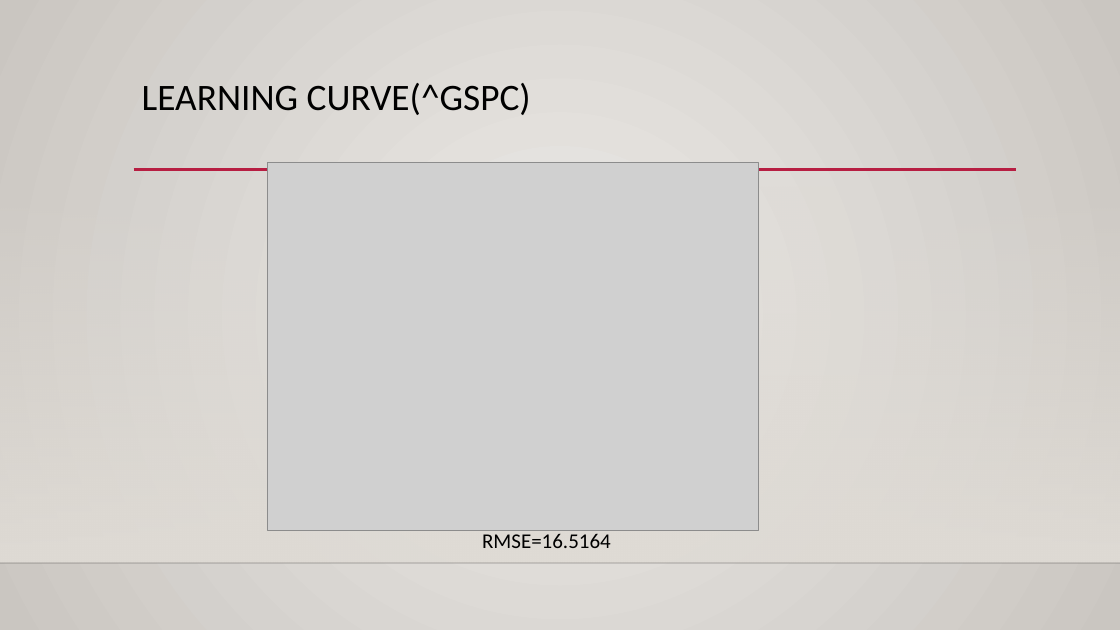
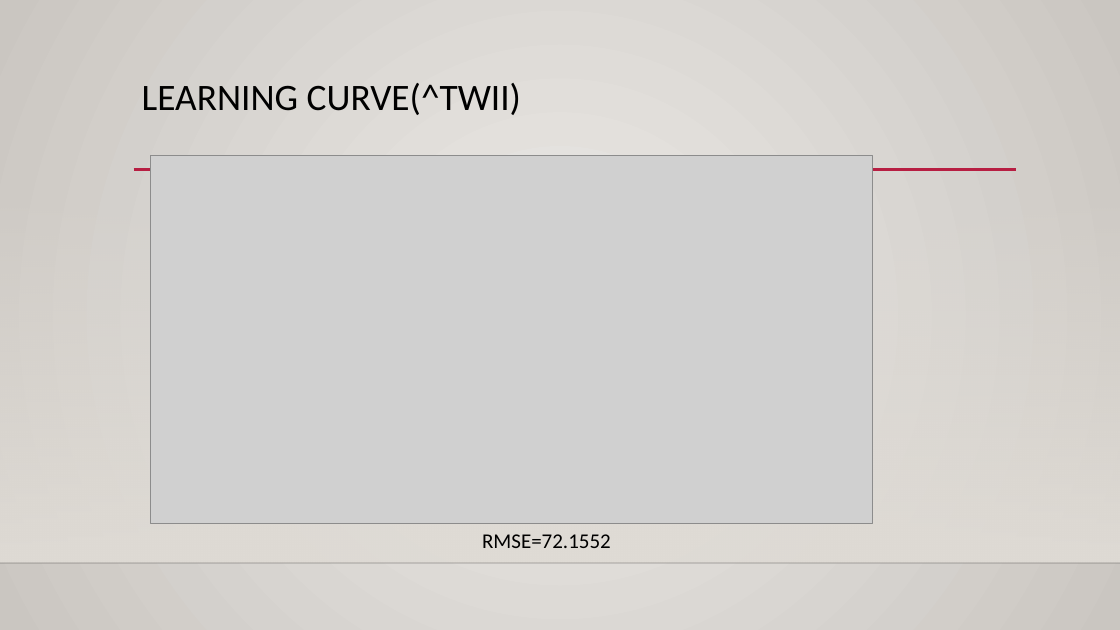
Before and after one commit to add11013/Matlab-AI, a slide deck: slide 12 of 0301_RO_VS_PSO/RO_VS_PSO.pptx (slide 13 before the commit). Drawn at 1120x630 pixels with LibreOffice and Linux fonts; fonts in the diff are those of the drawing; grey boxes stand for pictures; background and template pictures are left out. Boxes give left, top, right and bottom in pixels: in the first picture for what was removed or moved away, otherwise in the second. Text is boxed around its words. In the diff, an @@ line names an element or a change of style, - is before the commit and + after.

```diff
--- a/0301_RO_VS_PSO/RO_VS_PSO.pptx
+++ b/0301_RO_VS_PSO/RO_VS_PSO.pptx
@@ title at [142, 83, 521, 115]: text changed @@
-LEARNING CURVE(^GSPC)
+LEARNING CURVE(^TWII)
@@ picture: place and size @@
-picture at [268, 163, 759, 531]
+picture at [151, 155, 873, 523]
@@ text at [482, 534, 611, 548]: text changed @@
-RMSE=16.5164
+RMSE=72.1552
```
Also in this commit, not shown: 9 other slides changed, 1 slide added, 1 slide removed, 3 other files.
